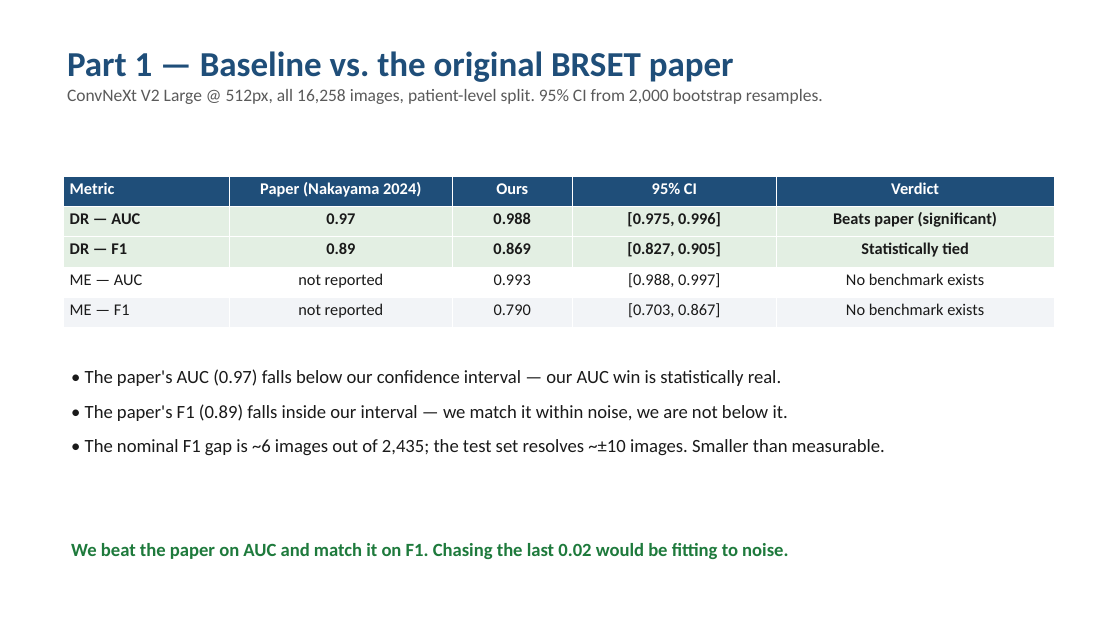
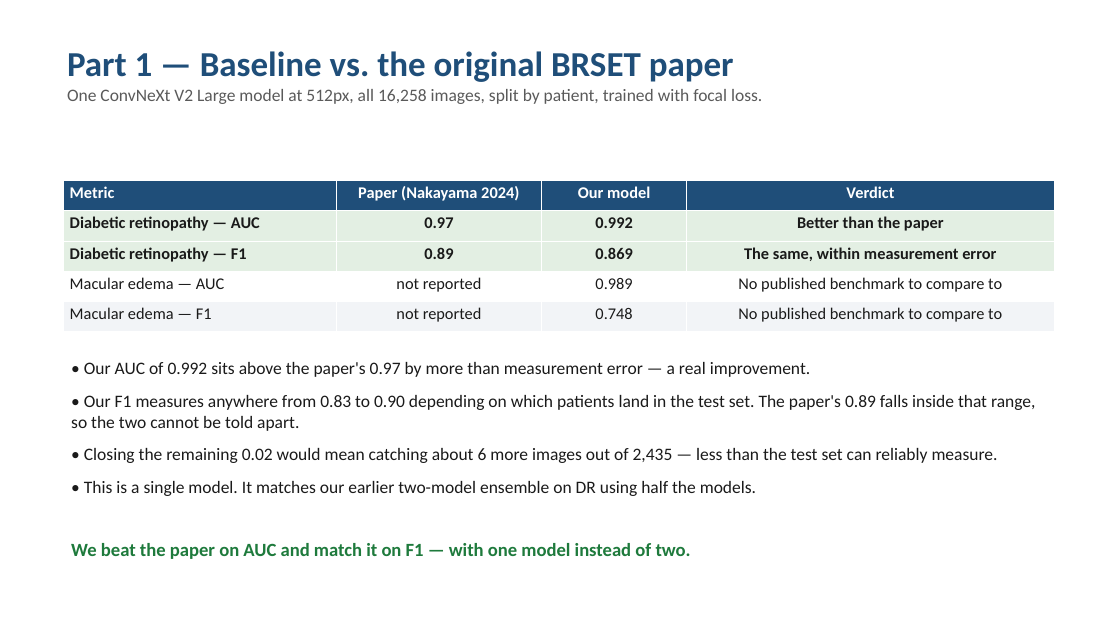
Before and after one commit to Sahith59/brset-convnextv2, a slide deck: slide 3 of presentation/BRSET_ConvNeXtV2_Progress.pptx. Drawn at 1120x630 pixels with LibreOffice and Linux fonts; fonts in the diff are those of the drawing. Boxes give left, top, right and bottom in pixels: in the first picture for what was removed or moved away, otherwise in the second. Text is boxed around its words. In the diff, an @@ line names an element or a change of style, - is before the commit and + after.

```diff
--- a/presentation/BRSET_ConvNeXtV2_Progress.pptx
+++ b/presentation/BRSET_ConvNeXtV2_Progress.pptx
@@ text at box(67, 89, 762, 104): text changed @@
-ConvNeXt V2 Large @ 512px, all 16,258 images, patient-level split. 95% CI from 2,000 bootstrap resamples.
+One ConvNeXt V2 Large model at 512px, all 16,258 images, split by patient, trained with focal loss.
@@ table at box(63, 181, 1054, 332) @@
-column 1: Metric | DR — AUC | DR — F1 | ME — AUC | ME — F1
+column 1: Metric | Diabetic retinopathy — AUC | Diabetic retinopathy — F1 | Macular edema — AUC | Macular edema — F1
-column 3: Ours | 0.988 | 0.869 | 0.993 | 0.790
-column 4: 95% CI | [0.975, 0.996] | [0.827, 0.905] | [0.988, 0.997] | [0.703, 0.867]
-column 5: Verdict | Beats paper (significant) | Statistically tied | No benchmark exists | No benchmark exists
+column 3: Our model | 0.992 | 0.869 | 0.989 | 0.748
+column 4: Verdict | Better than the paper | The same, within measurement error | No published benchmark to compare to | No published benchmark to compare to
@@ table: place and size @@
-table at box(63, 176, 1055, 328)
+table at box(63, 181, 1054, 332)
@@ text at box(71, 362, 1035, 496): text changed; size 16 to 15 pt @@
-• The paper's AUC (0.97) falls below our confidence interval — our AUC win is statistically real.
-• The paper's F1 (0.89) falls inside our interval — we match it within noise, we are not below it.
-• The nominal F1 gap is ~6 images out of 2,435; the test set resolves ~±10 images. Smaller than measurable.
+• Our AUC of 0.992 sits above the paper's 0.97 by more than measurement error — a real improvement.
+• Our F1 measures anywhere from 0.83 to 0.90 depending on which patients land in the test set. The paper's 0.89 falls inside that range, so the two cannot be told apart.
+• Closing the remaining 0.02 would mean catching about 6 more images out of 2,435 — less than the test set can reliably measure.
+• This is a single model. It matches our earlier two-model ensemble on DR using half the models.
@@ text at box(71, 543, 691, 559): text changed @@
-We beat the paper on AUC and match it on F1. Chasing the last 0.02 would be fitting to noise.
+We beat the paper on AUC and match it on F1 — with one model instead of two.
```
Also in this commit, not shown: 1 other file.
